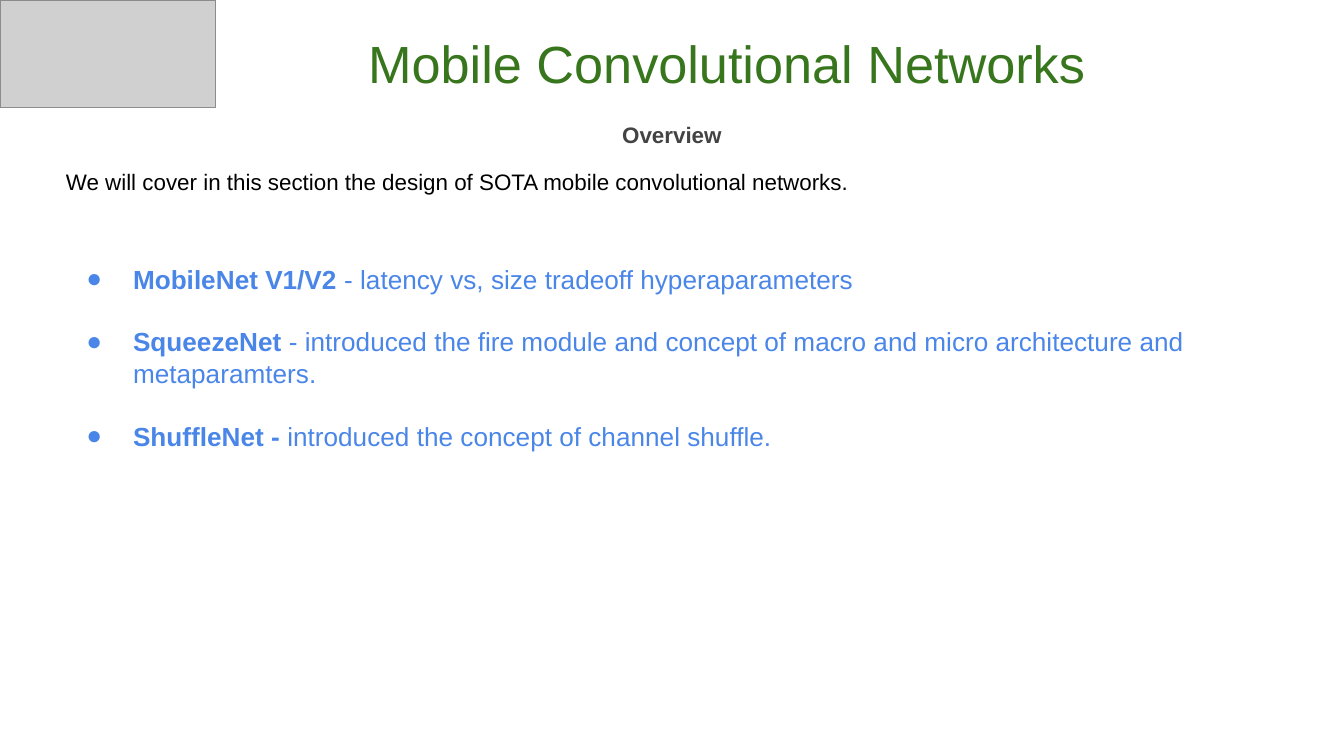
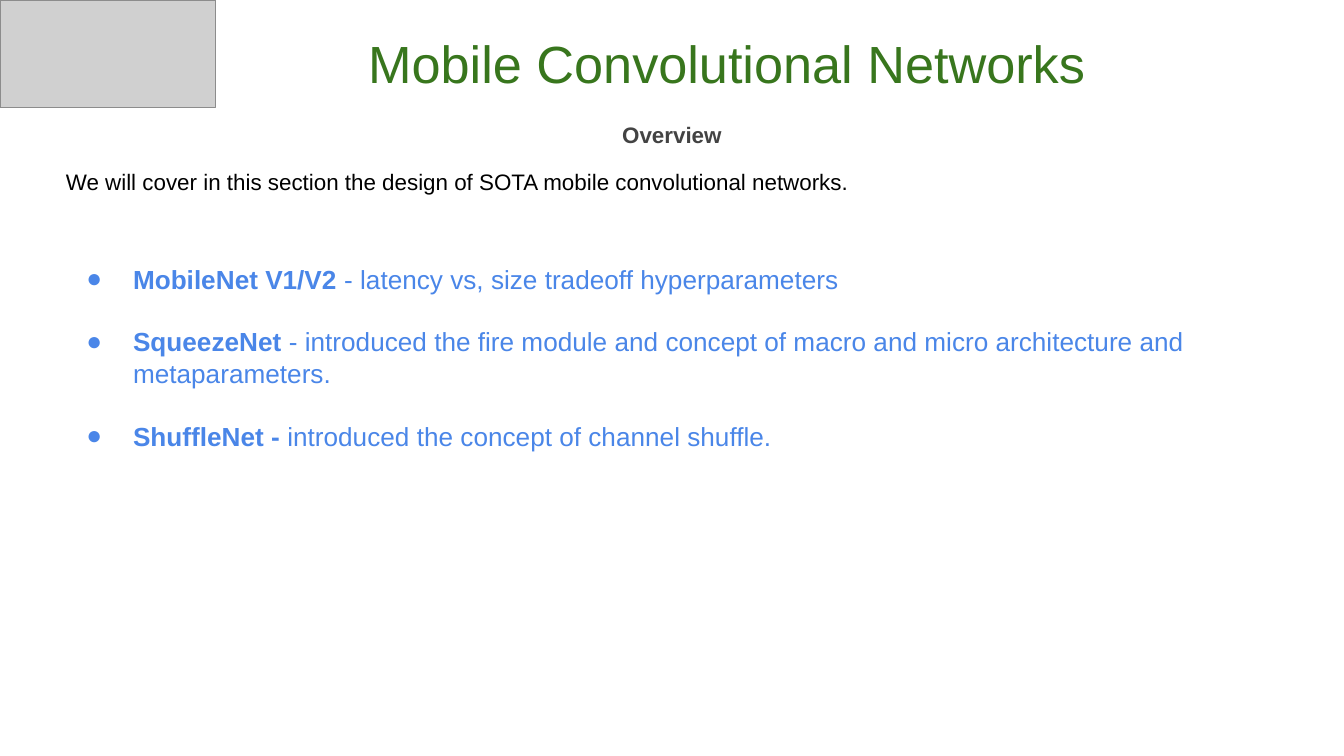
Before and after one commit to GoogleCloudPlatform/keras-idiomatic-programmer, a slide deck: slide 2 of books/deep-learning-design-patterns/Workshops/Junior/Deep Learning Design Patterns - Workshop - Chapter 4.pptx. Drawn at 1344x756 pixels with LibreOffice and Linux fonts; fonts in the diff are those of the drawing; grey boxes stand for pictures. Boxes give left, top, right and bottom in pixels: in the first picture for what was removed or moved away, otherwise in the second. Text is boxed around its words. In the diff, an @@ line names an element or a change of style, - is before the commit and + after.

```diff
--- a/books/deep-learning-design-patterns/Workshops/Junior/Deep Learning Design Patterns - Workshop - Chapter 4.pptx
+++ b/books/deep-learning-design-patterns/Workshops/Junior/Deep Learning Design Patterns - Workshop - Chapter 4.pptx
@@ text at (133, 270, 1184, 389): text changed @@
-● MobileNet V1/V2 - latency vs, size tradeoff hyperaparameters
-● SqueezeNet - introduced the fire module and concept of macro and micro architecture and metaparamters.
+● MobileNet V1/V2 - latency vs, size tradeoff hyperparameters
+● SqueezeNet - introduced the fire module and concept of macro and micro architecture and metaparameters.
```
Also in this commit, not shown: 7 other slides changed.
